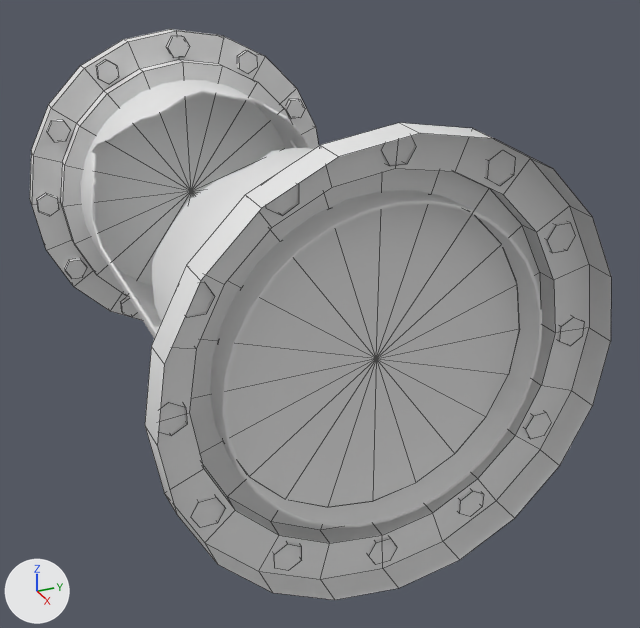
The FBX model Assets/Art/Environment/Pipes/SM_BigPipe.fbx, before and after one commit.
Both versions are drawn from a 50 mm camera at (15.77, -5.37, 5.85) aimed at (2.1, 0.78, -0.98). Every picture has the same lights, and +X, +Y and +Z are marked at lower left. Mesh edges are drawn as thin lines on the coarser meshes.

The first picture shows 'SM_PipeConnecter.031', 'SM_PipeConnecter.032', 'SM_PipeConnecter.033', 'SM_PipeLong.001'.
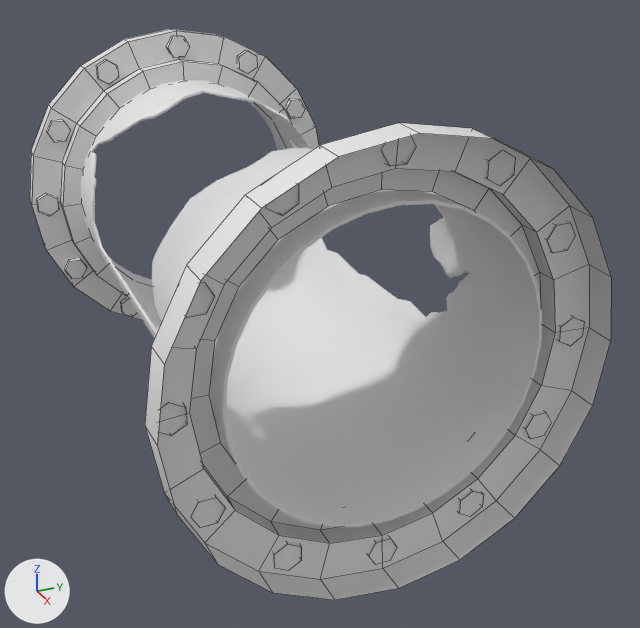
The edits, one by one:
me_nurbspath_023 has 244 vertices, 164 faces and spans x 4.8..5.71, y -3.46..3.46, z -3.46..3.46.
me_nurbspath_023 is used by ob_sm_pipeconnecter_031; location (1.02, 0.0, 0.0).
me_nurbspath_023 part 2: 20 of the vertices in x 4.8, y -2.46..2.46, z -2.46..2.46 are scaled about their middle by (1, 1.02, 1.02).
me_nurbspath_024 is used by ob_sm_pipeconnecter_032; location (0.0, 0.0, 0.0).
me_nurbspath_024 had 225 vertices, 164 faces and spanned x -4.22..-3.29, y -3.46..3.46, z -3.46..3.46.
me_nurbspath_024 now has 244 vertices, 164 faces and spans x -4.22..-3.3, y -3.46..3.46, z -3.46..3.46.
Part 1, on me_nurbspath_024:
1 vertex is removed from x -3.29, y 0.0, z 0.0.
20 faces are deleted.
20 vertices are added at x -3.3, y -2.47..2.47, z -2.47..2.47.
20 new faces join them.
Object 'SM_PipeConnecter.033' (ob_sm_pipeconnecter_033) is deleted.

Changed parts and their boxes [x1, y1, x2, y2] in the pictures (640 x 628 px; the box of a moved part takes in the faces that stretch with it):
'SM_PipeConnecter.033', deleted: before [226, 204, 519, 505]
part 1 of me_nurbspath_024, moved or reshaped: before [63, 62, 287, 286]; after [63, 62, 287, 268]
part 2 of me_nurbspath_023, moved or reshaped: [190, 169, 541, 530] in both
'SM_PipeLong.001', unchanged, uncovered by the edit: [81, 80, 542, 527] in both
